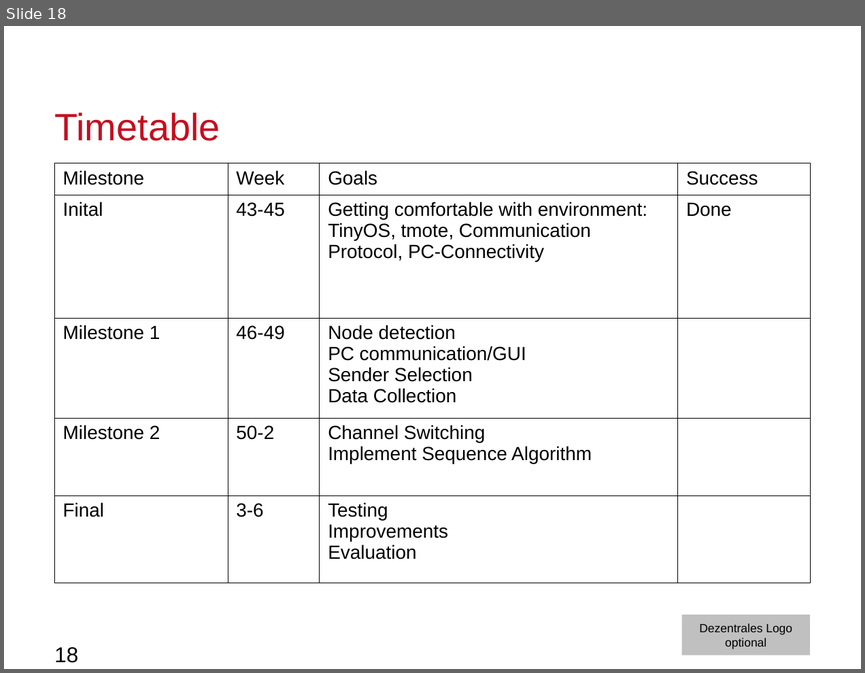
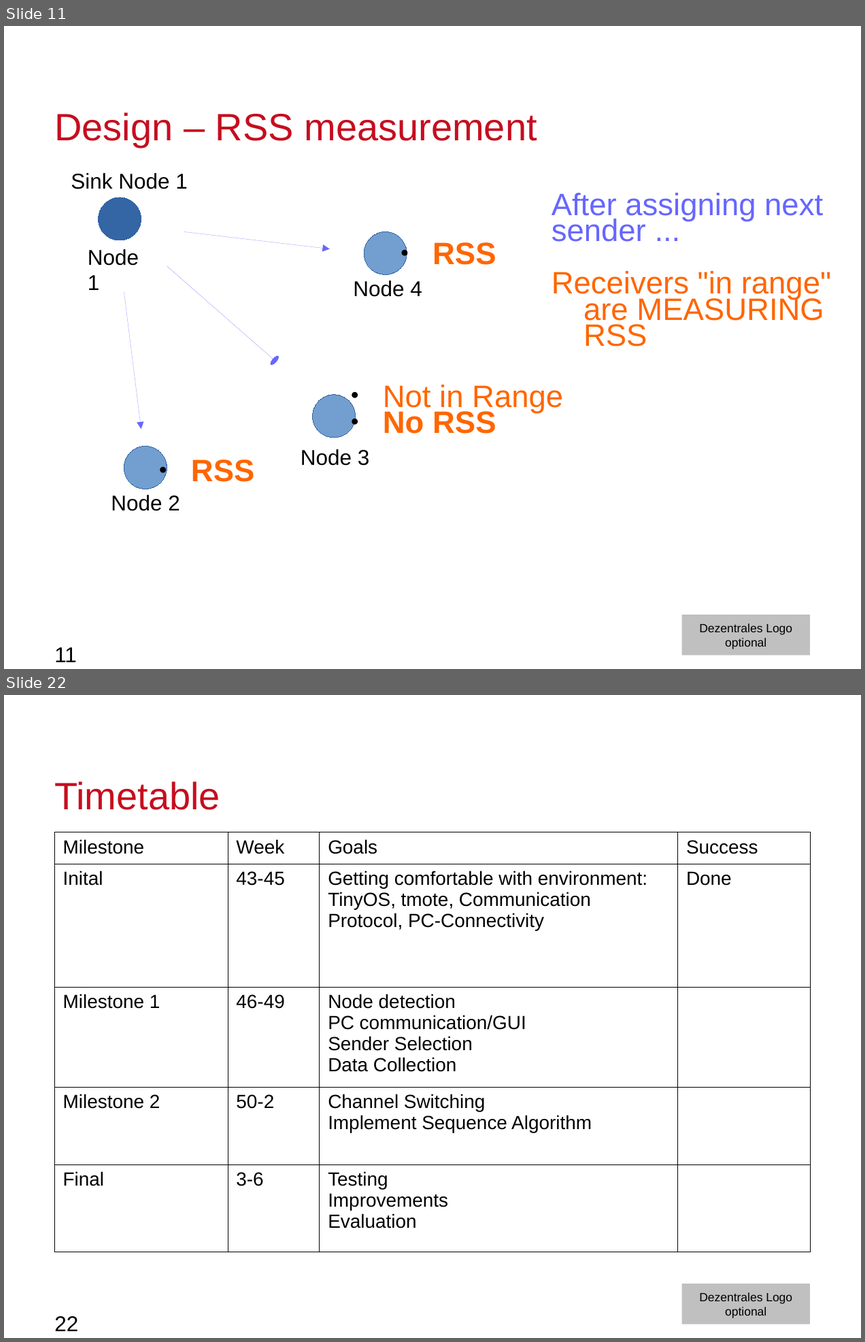
Before and after one commit to moritzschaefer/SensorSequence, a slide deck: docs/MeilensteinNrOne.odp. Shown one above the other, each under a label of ours: slide 18 before the commit, slides 11 and 22 after it; the slides between them are not shown. The pictures are 865x673 and 865x1342 pixels, drawn with LibreOffice and Linux fonts; fonts in the diff are those of the drawing; background and template pictures are left out. Boxes give left, top, right and bottom in pixels: in the first picture for what was removed or moved away, otherwise in the second. Text is boxed around its words. In the diff, an @@ line names an element or a change of style, - is before the commit and + after.

```diff
--- a/docs/MeilensteinNrOne.odp
+++ b/docs/MeilensteinNrOne.odp
@@ slide 11 added at bbox=[4, 26, 861, 669], background #FFFFFF; not listed: 1 template element that a slide beside it also shows @@
@@ title added at bbox=[54, 112, 536, 148], 32 pt, text #C50E1F @@
+Design – RSS measurement
@@ text added at bbox=[71, 173, 188, 189], 18 pt, text #000000 @@
+Sink Node 1
@@ ellipse added at bbox=[99, 197, 141, 240], fill #3465A4, outline #3465A4 0 pt @@
@@ text added at bbox=[551, 193, 831, 346], 26 pt, text #FF6600 @@
+After assigning next
+sender ...
+Receivers "in range" are MEASURING RSS
@@ text added at bbox=[88, 249, 139, 290], 18 pt, text #000000 @@
+Node 1
@@ arrow added from (184, 231) to (330, 249), #6666FF 0 pt @@
@@ ellipse added at bbox=[364, 231, 407, 274], fill #729FCF, outline #3465A4 0 pt @@
@@ text added at bbox=[432, 242, 496, 265], 26 pt, text #FF6600, bold @@
+● RSS
@@ arrow added from (167, 266) to (275, 360), #6666FF 0 pt @@
@@ text added at bbox=[353, 280, 422, 297], 18 pt, text #000000 @@
+Node 4
@@ arrow added from (124, 292) to (141, 429), #6666FF 0 pt @@
@@ text added at bbox=[383, 384, 563, 433], 26 pt, text #FF6600 @@
+● Not in Range
+● No RSS
@@ ellipse added at bbox=[313, 395, 356, 437], fill #729FCF, outline #3465A4 0 pt @@
@@ ellipse added at bbox=[124, 446, 167, 488], fill #729FCF, outline #3465A4 0 pt @@
@@ text added at bbox=[300, 449, 370, 465], 18 pt, text #000000 @@
+Node 3
@@ text added at bbox=[191, 459, 254, 482], 26 pt, text #FF6600, bold @@
+● RSS
@@ text added at bbox=[111, 495, 180, 511], 18 pt, text #000000 @@
+Node 2
@@ page number added at bbox=[54, 647, 77, 662], 18 pt, text #000000 @@
+11
@@ what was slide 18 is now slide 22 @@
@@ page number at bbox=[54, 1316, 78, 1331]: text changed @@
-18
+22
```
Also in this commit, not shown: 11 slides changed, 11 other slides added, 6 slides removed, 1 other file.
